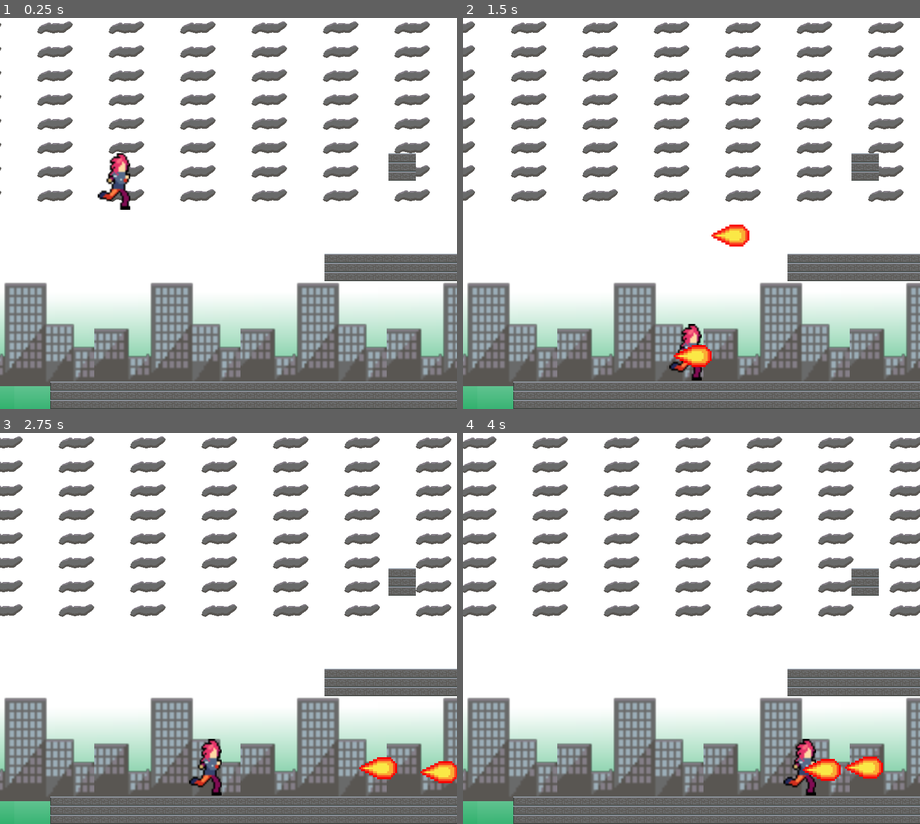
Above: before the commit, frames 1-4 (two rows, left to right).
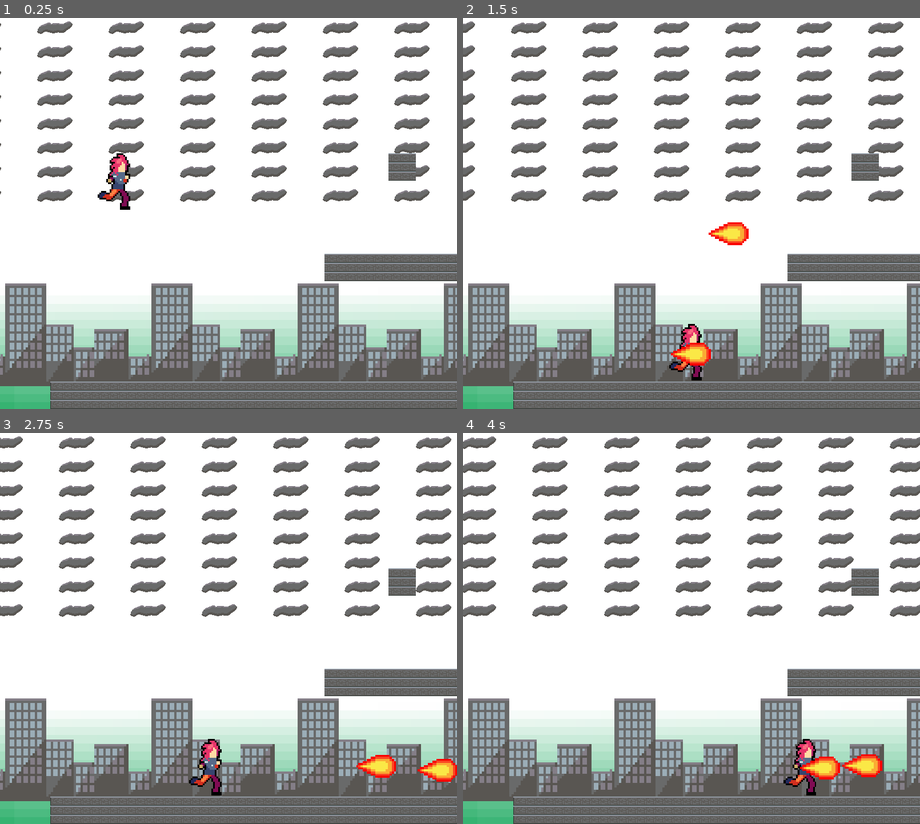
Above: after the commit, the same moments.

Repository: codyclarke/Hot6Game
Game: Godot game, scene res://scenes/stage.tscn
Two runs of this game, one before a commit and one after it. Both use one fixed random seed, a clock stepped at 60 frames per second and the inputs below.
Inputs:
- Up to frame 1 (0.25 s): no input
- Up to frame 2 (1.5 s): hold D (move_right) from 0.53 s (still down); tap Space (attack) at 0.6, 1.35 s; tap W (jump) at 0.77 s
- Up to frame 3 (2.75 s): tap W (jump) at 1.52 s; release D (move_right) at 2.03 s; hold A (move_left) from 2.03 s (still down); tap Space (attack) at 2.1 s
- Up to frame 4 (4 s): release A (move_left) at 2.78 s; hold D (move_right) from 2.78 s (still down); tap Space (attack) at 2.85, 3.6 s; tap W (jump) at 3.02, 3.77 s

The runs differ from the first frame. In frame 1, 4.0% of the frame differs, in the area x 0-100%, y 0-92%; in frame 2, 3.9%; in frame 3, 4.1%; in frame 4, 4.3%, in the area x 0-100%, y 0-93%.

Commit message:
Added projectile collision and updated projectile sprite to a sprite sheet. Altered project settings to use "nearest" texturing filtering to keep pixel art crisp.

Diff:
--- a/project.godot
+++ b/project.godot
@@ -22,6 +22,11 @@
 window/stretch/mode="viewport"
 window/stretch/aspect="expand"
 window/stretch/scale_mode="integer"
+
+[editor]
+
+version_control/plugin_name="GitPlugin"
+version_control/autoload_on_startup=true
 
 [input]
 
@@ -52,5 +57,6 @@
 
 [rendering]
 
+textures/canvas_textures/default_texture_filter=0
 renderer/rendering_method="gl_compatibility"
 renderer/rendering_method.mobile="gl_compatibility"
--- a/scenes/projectile.gd
+++ b/scenes/projectile.gd
@@ -17,3 +17,11 @@
 
 func remove_projectile():
 	queue_free()
+
+func _on_body_entered(body: Node2D) -> void:
+	if (body.name == "TileMapLayer" || body.collision_layer == 3):
+		$Sprite2D.play("flame_hit")
+		speed = 0
+
+func _on_sprite_2d_animation_finished() -> void:
+	remove_projectile() # Replace with function body.
--- a/scenes/projectile.tscn
+++ b/scenes/projectile.tscn
@@ -1,16 +1,100 @@
-[gd_scene load_steps=4 format=3 uid="uid://bh6tmroift166"]
+[gd_scene load_steps=14 format=3 uid="uid://bh6tmroift166"]
 
 [ext_resource type="Script" uid="uid://w8t116tfsrp7" path="res://scenes/projectile.gd" id="1_c8fcr"]
-[ext_resource type="Texture2D" uid="uid://bg6p1nregw3wt" path="res://sprites/projectile.png" id="2_vihyi"]
+[ext_resource type="Texture2D" uid="uid://cd2al2w6gboeg" path="res://sprites/projectile-sheet.png" id="2_q3m7n"]
+
+[sub_resource type="AtlasTexture" id="AtlasTexture_softn"]
+atlas = ExtResource("2_q3m7n")
+region = Rect2(0, 0, 24, 24)
+
+[sub_resource type="AtlasTexture" id="AtlasTexture_6q2a6"]
+atlas = ExtResource("2_q3m7n")
+region = Rect2(0, 0, 24, 24)
+
+[sub_resource type="AtlasTexture" id="AtlasTexture_byeak"]
+atlas = ExtResource("2_q3m7n")
+region = Rect2(24, 0, 24, 24)
+
+[sub_resource type="AtlasTexture" id="AtlasTexture_jxwu6"]
+atlas = ExtResource("2_q3m7n")
+region = Rect2(48, 0, 24, 24)
+
+[sub_resource type="AtlasTexture" id="AtlasTexture_w7nm8"]
+atlas = ExtResource("2_q3m7n")
+region = Rect2(72, 0, 24, 24)
+
+[sub_resource type="AtlasTexture" id="AtlasTexture_6c2e5"]
+atlas = ExtResource("2_q3m7n")
+region = Rect2(96, 0, 24, 24)
+
+[sub_resource type="AtlasTexture" id="AtlasTexture_pl1gp"]
+atlas = ExtResource("2_q3m7n")
+region = Rect2(120, 0, 24, 24)
+
+[sub_resource type="AtlasTexture" id="AtlasTexture_ejmht"]
+atlas = ExtResource("2_q3m7n")
+region = Rect2(144, 0, 24, 24)
+
+[sub_resource type="AtlasTexture" id="AtlasTexture_031o2"]
+atlas = ExtResource("2_q3m7n")
+region = Rect2(168, 0, 24, 24)
+
+[sub_resource type="SpriteFrames" id="SpriteFrames_xo60o"]
+animations = [{
+"frames": [{
+"duration": 1.0,
+"texture": SubResource("AtlasTexture_softn")
+}],
+"loop": true,
+"name": &"flame_base",
+"speed": 5.0
+}, {
+"frames": [{
+"duration": 0.5,
+"texture": SubResource("AtlasTexture_6q2a6")
+}, {
+"duration": 1.0,
+"texture": SubResource("AtlasTexture_byeak")
+}, {
+"duration": 1.0,
+"texture": SubResource("AtlasTexture_jxwu6")
+}, {
+"duration": 1.0,
+"texture": SubResource("AtlasTexture_w7nm8")
+}, {
+"duration": 1.0,
+"texture": SubResource("AtlasTexture_6c2e5")
+}, {
+"duration": 1.0,
+"texture": SubResource("AtlasTexture_pl1gp")
+}, {
+"duration": 1.0,
+"texture": SubResource("AtlasTexture_ejmht")
+}, {
+"duration": 1.0,
+"texture": SubResource("AtlasTexture_031o2")
+}],
+"loop": false,
+"name": &"flame_hit",
+"speed": 20.0
+}]
 
 [sub_resource type="RectangleShape2D" id="RectangleShape2D_q3m7n"]
+size = Vector2(37, 19)
 
 [node name="Area2D" type="Area2D"]
 script = ExtResource("1_c8fcr")
 
-[node name="Sprite2D" type="Sprite2D" parent="."]
-scale = Vector2(0.35, 0.35)
-texture = ExtResource("2_vihyi")
+[node name="Sprite2D" type="AnimatedSprite2D" parent="."]
+position = Vector2(-16, 0)
+scale = Vector2(3.6578195, 3.6726074)
+sprite_frames = SubResource("SpriteFrames_xo60o")
+animation = &"flame_hit"
 
 [node name="CollisionShape2D" type="CollisionShape2D" parent="."]
+position = Vector2(9.5, 1.5)
 shape = SubResource("RectangleShape2D_q3m7n")
+
+[connection signal="area_entered" from="." to="." method="_on_area_entered"]
+[connection signal="body_entered" from="." to="." method="_on_body_entered"]
+[connection signal="animation_finished" from="Sprite2D" to="." method="_on_sprite_2d_animation_finished"]
--- a/scenes/stage.tscn
+++ b/scenes/stage.tscn
@@ -32,7 +32,7 @@
 2:3/0/physics_layer_0/polygon_0/points = PackedVector2Array(-8, -8, 8, -8, 8, 8, -8, 8)
 
 [sub_resource type="TileSet" id="TileSet_vcsse"]
-physics_layer_0/collision_layer = 1
+physics_layer_0/collision_layer = 5
 sources/0 = SubResource("TileSetAtlasSource_6c5u0")
 
 [node name="Stage" type="Node2D"]
Binary file added: sprites/projectile-sheet.png
Not shown, added: sprites/projectile-sheet.png.import
